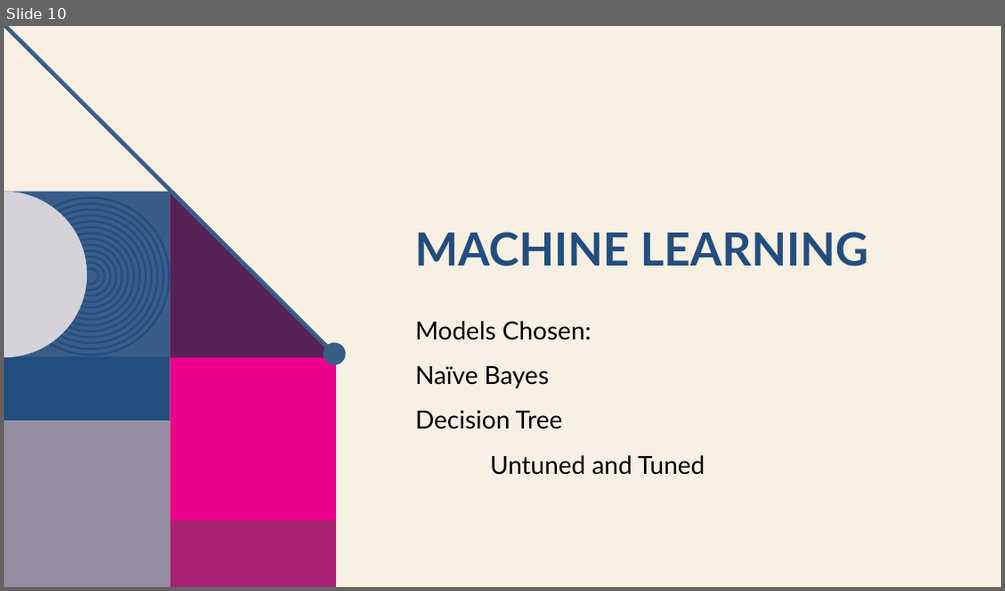
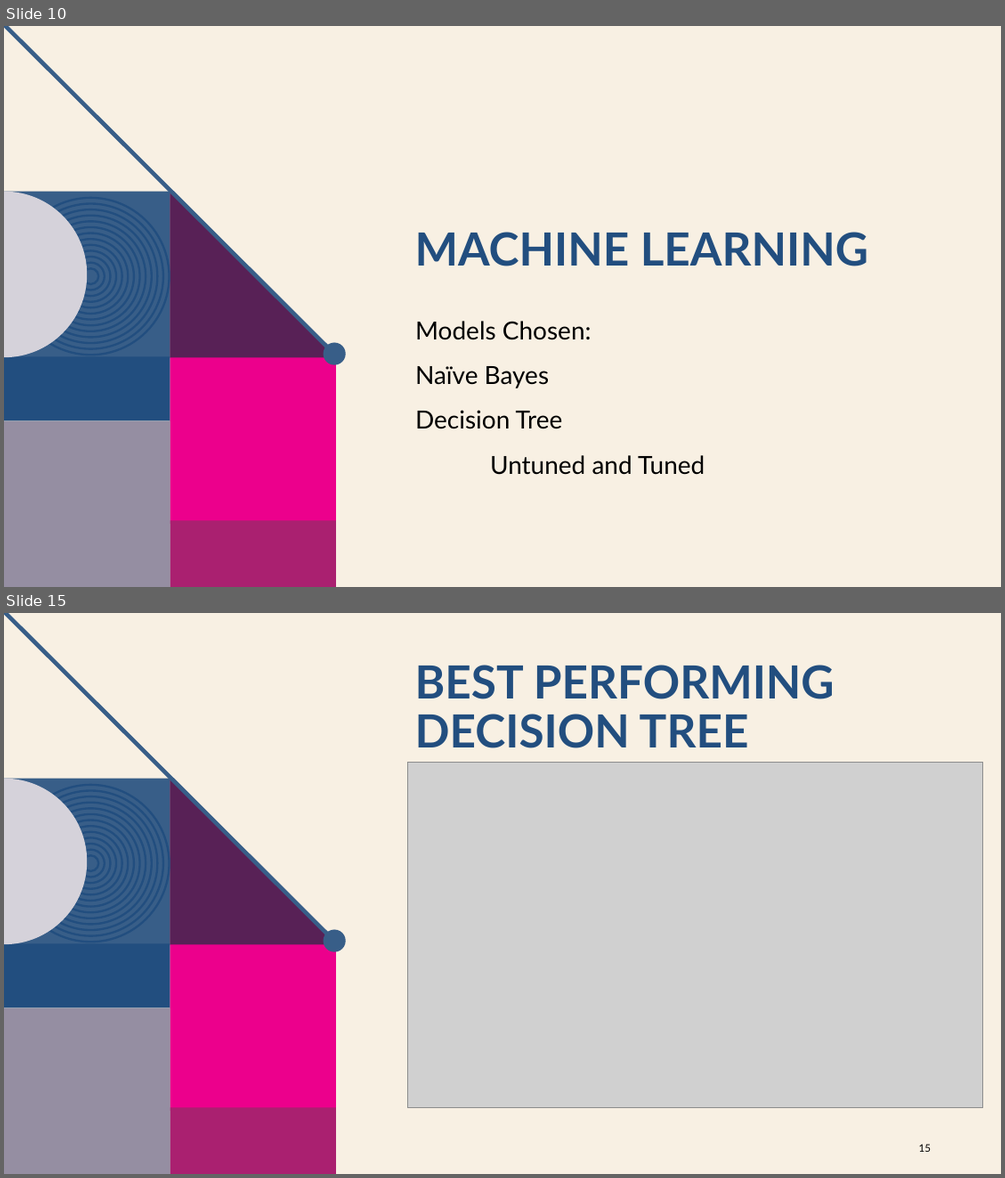
Before and after one commit to AbhiMayadam/HI-2022-Final-Project, a slide deck: Can you predict diabetes.pptx. Shown one above the other, each under a label of ours: slide 10 before the commit, slides 10 and 15 after it; the slides between them are not shown. The pictures are 1005x591 and 1005x1178 pixels, drawn with LibreOffice and Linux fonts; fonts in the diff are those of the drawing; grey boxes stand for pictures; background and template pictures are left out. Boxes give left, top, right and bottom in pixels: in the first picture for what was removed or moved away, otherwise in the second. Text is boxed around its words. In the diff, an @@ line names an element or a change of style, - is before the commit and + after.

```diff
--- a/Can you predict diabetes.pptx
+++ b/Can you predict diabetes.pptx
@@ slide 15 added at [4,613,1001,1174], background #F8F0E3; not listed: 22 template elements that a slide beside it also shows @@
@@ title added at [415,665,834,748], 44 pt, text #224E7F, bold @@
+BEST PERFORMING DECISION TREE
@@ picture added at [408,762,984,1108] @@
@@ page number added at [919,1143,930,1151], 10 pt, text #000000 @@
+15
```
Also in this commit, not shown: 7 slides changed, 2 other slides added, 1 other file.
